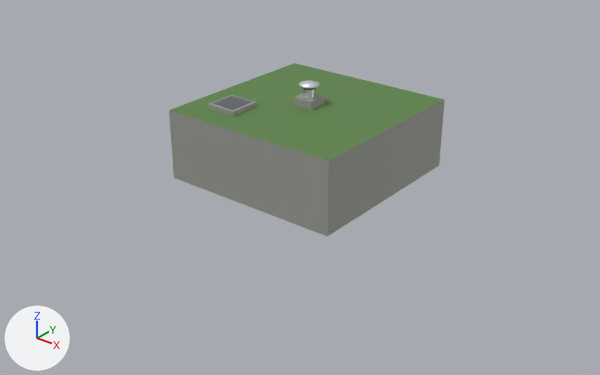
An edit to the FBX model unity/Assets/Models/Buildings/a1063/0/mashup-reservoir-top-prebuilt_close.fbx, drawn before and after from the same camera.
Before and after are seen from a 50 mm lens placed at (19.7, -25.3, 14.2), pointed at (0.4, -1.1, -0.8). Lighting does not change. The marker at lower left points along +X, +Y and +Z. The first picture is the older version. Where no turn or scale is listed for an object, it has been applied to the vertices.

In view in the first picture: 'a1063/0/mashup-reservoir-top-prebuilt_close'.
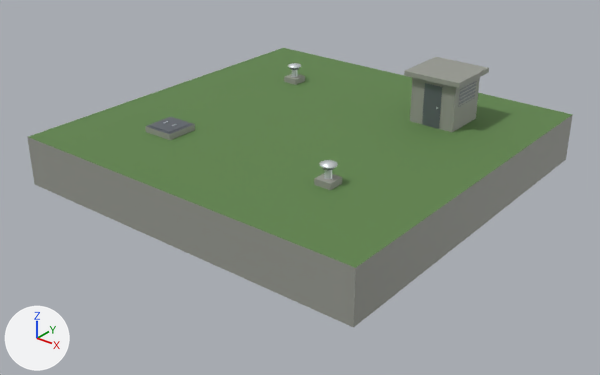
What differs and where, as boxes (x1, y1, x2, y2) in the pictures (600 x 375 px; the box of a moved part takes in the faces that stretch with it):
'a1063/0/mashup-reservoir-top-prebuilt_close', reshaped (97% wider, 61% taller)
    before: (169, 63, 445, 236)
    after: (27, 48, 573, 327)
part 1 of me_a1063_0_mashup_reservoir_top_prebuilt_close, moved or reshaped
    before: (169, 63, 445, 236)
    after: (27, 48, 573, 327)
part 2 of me_a1063_0_mashup_reservoir_top_prebuilt_close, added
    after: (404, 57, 489, 88)
part 3 of me_a1063_0_mashup_reservoir_top_prebuilt_close, moved or reshaped
    before: (208, 95, 257, 116)
    after: (284, 74, 305, 85)
part 4 of me_a1063_0_mashup_reservoir_top_prebuilt_close, moved or reshaped
    before: (304, 90, 314, 98)
    after: (292, 70, 297, 77)
part 5 of me_a1063_0_mashup_reservoir_top_prebuilt_close, moved or reshaped
    before: (302, 87, 316, 90)
    after: (290, 68, 299, 70)
part 6 of me_a1063_0_mashup_reservoir_top_prebuilt_close, moved or reshaped
    before: (299, 80, 319, 88)
    after: (288, 63, 301, 68)
part 7 of me_a1063_0_mashup_reservoir_top_prebuilt_close, moved or reshaped
    before: (293, 93, 325, 110)
    after: (314, 173, 342, 190)
part 8 of me_a1063_0_mashup_reservoir_top_prebuilt_close, added
    after: (324, 170, 332, 179)
part 9 of me_a1063_0_mashup_reservoir_top_prebuilt_close, added
    after: (319, 160, 338, 169)
part 10 of me_a1063_0_mashup_reservoir_top_prebuilt_close, moved or reshaped
    before: (213, 96, 252, 110)
    after: (145, 117, 195, 140)
part 11 of me_a1063_0_mashup_reservoir_top_prebuilt_close, added
    after: (149, 117, 190, 133)
part 12 of me_a1063_0_mashup_reservoir_top_prebuilt_close, added
    after: (410, 77, 480, 132)

The change, as a diff of the scene's bpy script:
```diff
--- a/unity/Assets/Models/Buildings/a1063/0/mashup-reservoir-top-prebuilt_close.fbx.py
+++ b/unity/Assets/Models/Buildings/a1063/0/mashup-reservoir-top-prebuilt_close.fbx.py
@@ me_a1063_0_mashup_reservoir_top_prebuilt_close @@
 # used by ob_a1063_0_mashup_reservoir_top_prebuilt_close; location = (0.0, 0.0, 0.0)
-me_a1063_0_mashup_reservoir_top_prebuilt_close.from_pydata(...)  # 105 vertices, 69 faces; spans x -4.0..4.0, y -4.0..4.0, z -0.6..3.4
+me_a1063_0_mashup_reservoir_top_prebuilt_close.from_pydata(...)  # 298 vertices, 165 faces; spans x -8.0..8.0, y -8.0..8.0, z -0.6..3.7
+# me_a1063_0_mashup_reservoir_top_prebuilt_close part 1: the loose piece of 8 vertices spanning x -4.0..4.0, y -4.0..4.0, z -0.6..2.4 is scaled about its middle by (2, 2, 0.7), then moved by (0.0, 0.0, -0.45)
+# me_a1063_0_mashup_reservoir_top_prebuilt_close part 2: a new loose piece, a box spanning x 2.75..5.25, y 2.75..5.25, z 3.5..3.7, in mat_bd_concrete (grey #999b93)
+# me_a1063_0_mashup_reservoir_top_prebuilt_close part 3: the loose piece of 8 vertices spanning x -2.9..-1.5, y -2.9..-1.5, z 2.35..2.6 is scaled about its middle by (0.5, 0.5, 1.2), then moved by (-1.8, 6.2, -0.88)
+# me_a1063_0_mashup_reservoir_top_prebuilt_close part 4: the loose piece of 24 vertices spanning x -0.2..0.2, y -0.2..0.2, z 2.75..3.25 is scaled about its middle by (0.7, 0.7, 1), then moved by (-4.0, 4.0, -1.0)
+# me_a1063_0_mashup_reservoir_top_prebuilt_close part 5: the loose piece of 24 vertices spanning x -0.3..0.3, y -0.3..0.3, z 3.12..3.25 is scaled about its middle by (0.733, 0.733, 0.846), then moved by (-4.0, 4.0, -0.99)
+# me_a1063_0_mashup_reservoir_top_prebuilt_close part 6: the loose piece of 25 vertices spanning x -0.42..0.42, y -0.42..0.42, z 3.25..3.4 is scaled about its middle by (0.762, 0.762, 0.84), then moved by (-4.0, 4.0, -1.01)
+# me_a1063_0_mashup_reservoir_top_prebuilt_close part 7: the loose piece of 8 vertices spanning x -0.45..0.45, y -0.45..0.45, z 2.35..2.75 is scaled about its middle by (0.778, 0.778, 0.75), then moved by (4.0, -4.0, -0.95)
+# me_a1063_0_mashup_reservoir_top_prebuilt_close part 8: the loose piece of 24 vertices spanning x -0.2..0.2, y -0.2..0.2, z 2.75..3.25 is copied, and the copy is scaled about its middle by (0.7, 0.7, 1), then moved by (4.0, -4.0, -1.0); it spans x 3.86..4.14, y -4.14..-3.86, z 1.75..2.25
+# me_a1063_0_mashup_reservoir_top_prebuilt_close part 9: the loose piece of 25 vertices spanning x -0.42..0.42, y -0.42..0.42, z 3.25..3.4 is copied, and the copy is scaled about its middle by (0.762, 0.762, 0.84), then moved by (4.0, -4.0, -1.01); it spans x 3.68..4.32, y -4.32..-3.68, z 2.25..2.38
+# me_a1063_0_mashup_reservoir_top_prebuilt_close part 10: the loose piece of 8 vertices spanning x -2.75..-1.65, y -2.75..-1.65, z 2.6..2.63 is scaled about its middle by (1.27, 1.27, 10), then moved by (-1.8, -1.8, -1.01)
+# me_a1063_0_mashup_reservoir_top_prebuilt_close part 11: the loose piece of 8 vertices spanning x -2.9..-1.5, y -2.9..-1.5, z 2.35..2.6 is copied, and the copy is scaled about its middle by (0.829, 0.829, 0.12), then moved by (-1.8, -1.8, -0.71), in mat_bd_dark_metal (grey #797e86); it spans x -4.58..-3.42, y -4.58..-3.42, z 1.75..1.78
+# me_a1063_0_mashup_reservoir_top_prebuilt_close part 12: 88 vertices added at x 2.96..5.04, y 2.95..5.04, z 1.45..3.5
+# other edits to the shape of me_a1063_0_mashup_reservoir_top_prebuilt_close do not show in these pictures
 me_a1063_0_mashup_reservoir_top_prebuilt_close.materials.append(mat_bd_concrete)
```
